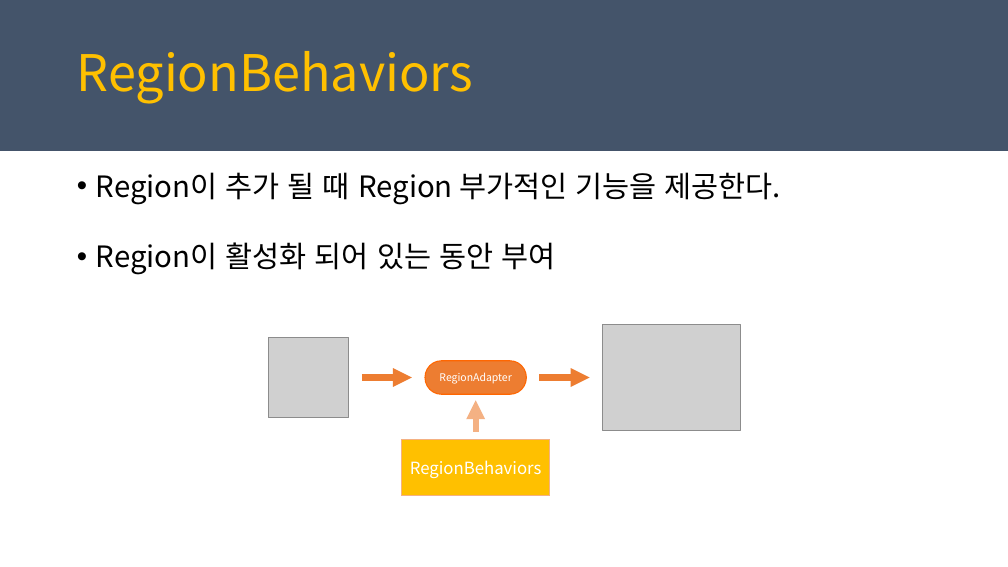
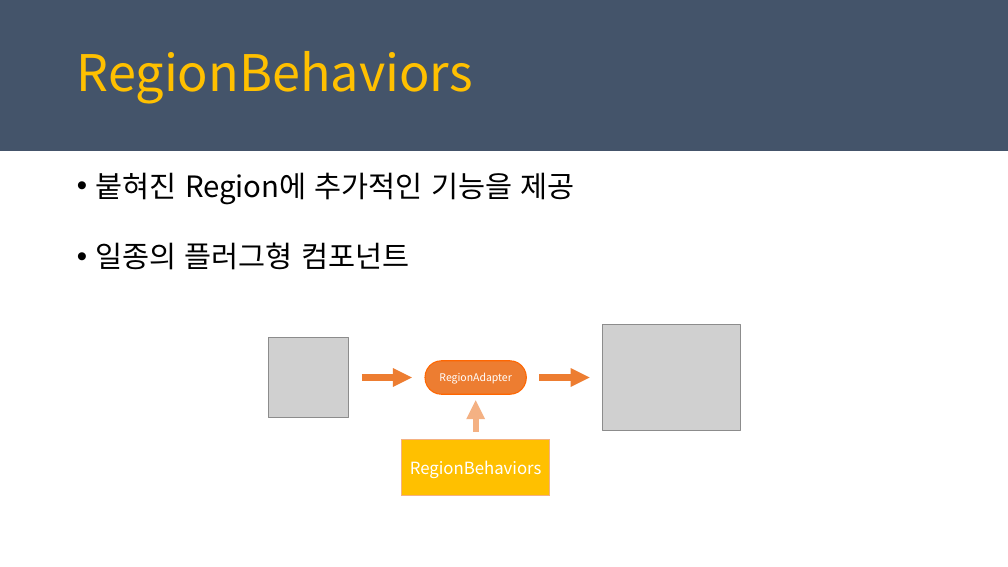
Before and after one commit to juniair/Summary-PPT, a slide deck: slide 44 of PRISM_최종.pptx (slide 21 before the commit). Drawn at 1008x567 pixels with LibreOffice and Linux fonts; fonts in the diff are those of the drawing; grey boxes stand for pictures. Boxes give left, top, right and bottom in pixels: in the first picture for what was removed or moved away, otherwise in the second. Text is boxed around its words. In the diff, an @@ line names an element or a change of style, - is before the commit and + after.

```diff
--- a/PRISM_최종.pptx
+++ b/PRISM_최종.pptx
@@ text at (96,172,574,270): text changed @@
-• Region이 추가 될 때 Region 부가적인 기능을 제공한다.
-• Region이 활성화 되어 있는 동안 부여
+• 붙혀진 Region에 추가적인 기능을 제공
+• 일종의 플러그형 컴포넌트
```
Also in this commit, not shown: 6 other slides changed, 28 slides added, 3 slides removed, 3 other files.
